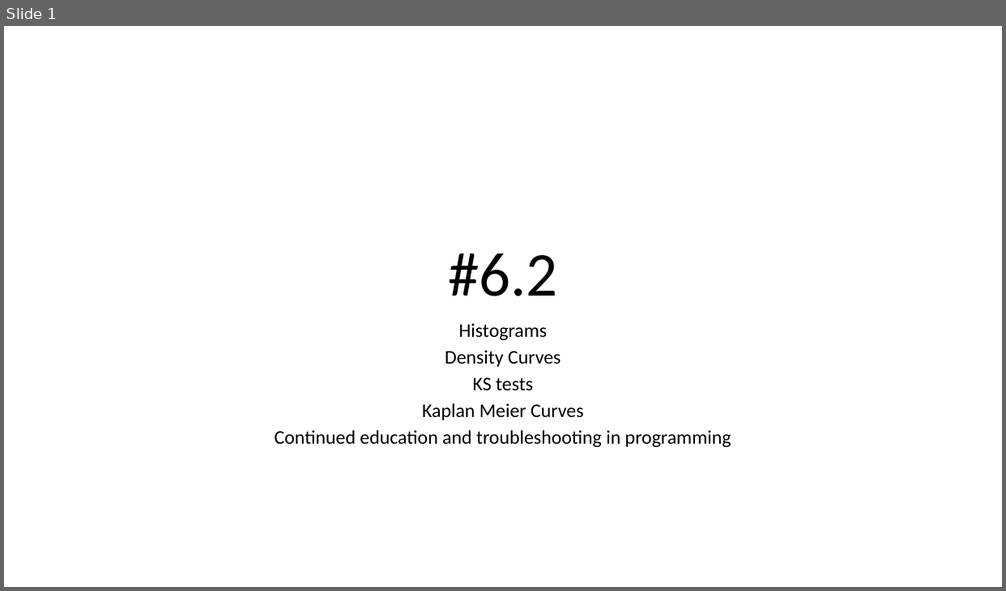
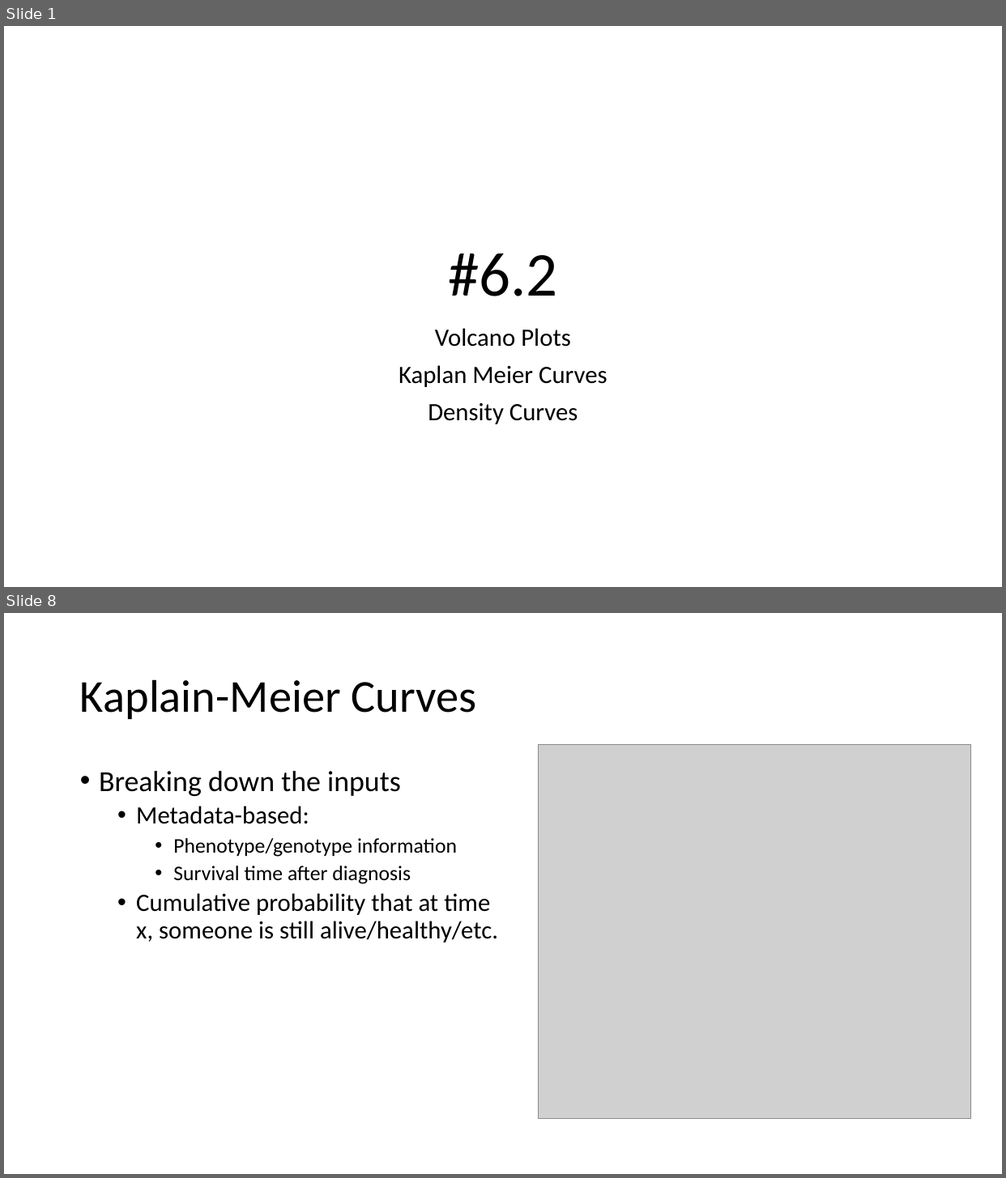
Before and after one commit to j-berg/bioinformatics-bootcamp, a slide deck: class_6_2/class_6_2.pptx. Shown one above the other, each under a label of ours: slide 1 before the commit, slides 1 and 8 after it; the slides between them are not shown. The pictures are 1006x591 and 1006x1178 pixels, drawn with LibreOffice and Linux fonts; fonts in the diff are those of the drawing; grey boxes stand for pictures. Boxes give left, top, right and bottom in pixels: in the first picture for what was removed or moved away, otherwise in the second. Text is boxed around its words. In the diff, an @@ line names an element or a change of style, - is before the commit and + after.

```diff
--- a/class_6_2/class_6_2.pptx
+++ b/class_6_2/class_6_2.pptx
@@ slide 8 added at <box>4,613,1002,1174</box>, background #FFFFFF @@
@@ title added at <box>80,679,477,719</box>, 44 pt, text #000000 @@
+Kaplain-Meier Curves
@@ picture added at <box>539,744,971,1118</box> @@
@@ text added at <box>99,771,498,943</box>, 24 pt, text #000000 @@
+• Breaking down the inputs
+  • Metadata-based:
+    • Phenotype/genotype information
+    • Survival time after diagnosis
+  • Cumulative probability that at time x, someone is still alive/healthy/etc.
@@ slide 1 changed as well @@
@@ subtitle at <box>398,328,607,387</box>: text changed; size 18.6 to 24 pt @@
-Histograms
+Volcano Plots
+Kaplan Meier Curves
@@ subtitle at <box>275,378,731,447</box>: paragraphs removed @@
-KS tests
-Kaplan Meier Curves
-Continued education and troubleshooting in programming
@@ subtitle at <box>428,403,578,425</box>: size 18.6 to 24 pt in "Density Curves"; line spacing 0.7 to 0.9 @@
```
Also in this commit, not shown: 8 other slides added, 4 other files.
